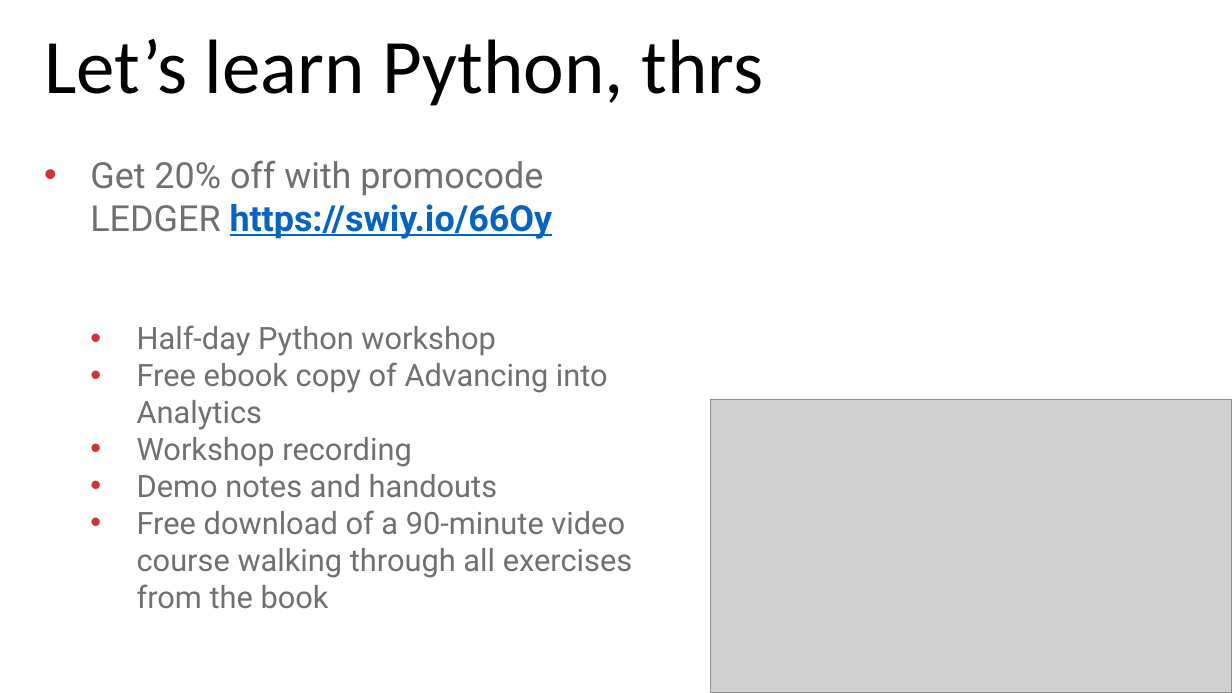
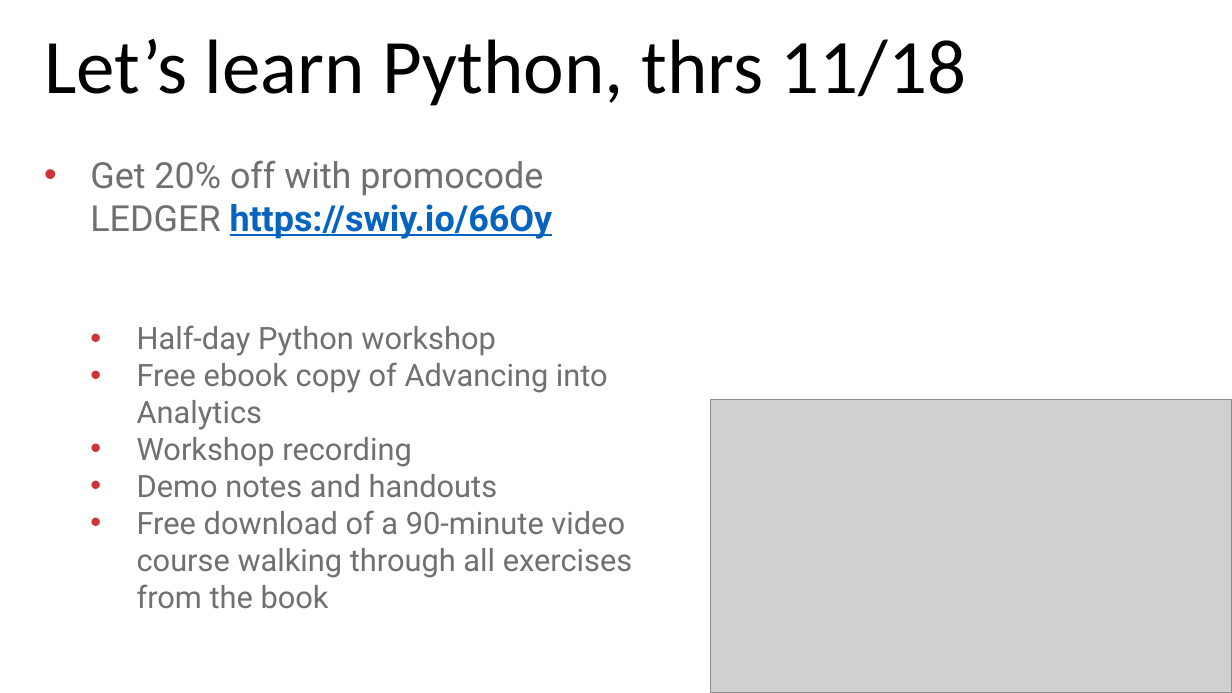
Before and after one commit to stringfestdata/aina-getting-started-accountants, a slide deck: slide 11 of aina-getting-started-accountants.pptx. Drawn at 1232x693 pixels with LibreOffice and Linux fonts; fonts in the diff are those of the drawing; grey boxes stand for pictures. Boxes give left, top, right and bottom in pixels: in the first picture for what was removed or moved away, otherwise in the second. Text is boxed around its words. In the diff, an @@ line names an element or a change of style, - is before the commit and + after.

```diff
--- a/aina-getting-started-accountants.pptx
+++ b/aina-getting-started-accountants.pptx
@@ text at (x1=44, y1=39, x2=967, y2=106): text changed @@
-Let’s learn Python, thrs
+Let’s learn Python, thrs 11/18
```
Also in this commit, not shown: 2 other slides changed, 1 other file.
